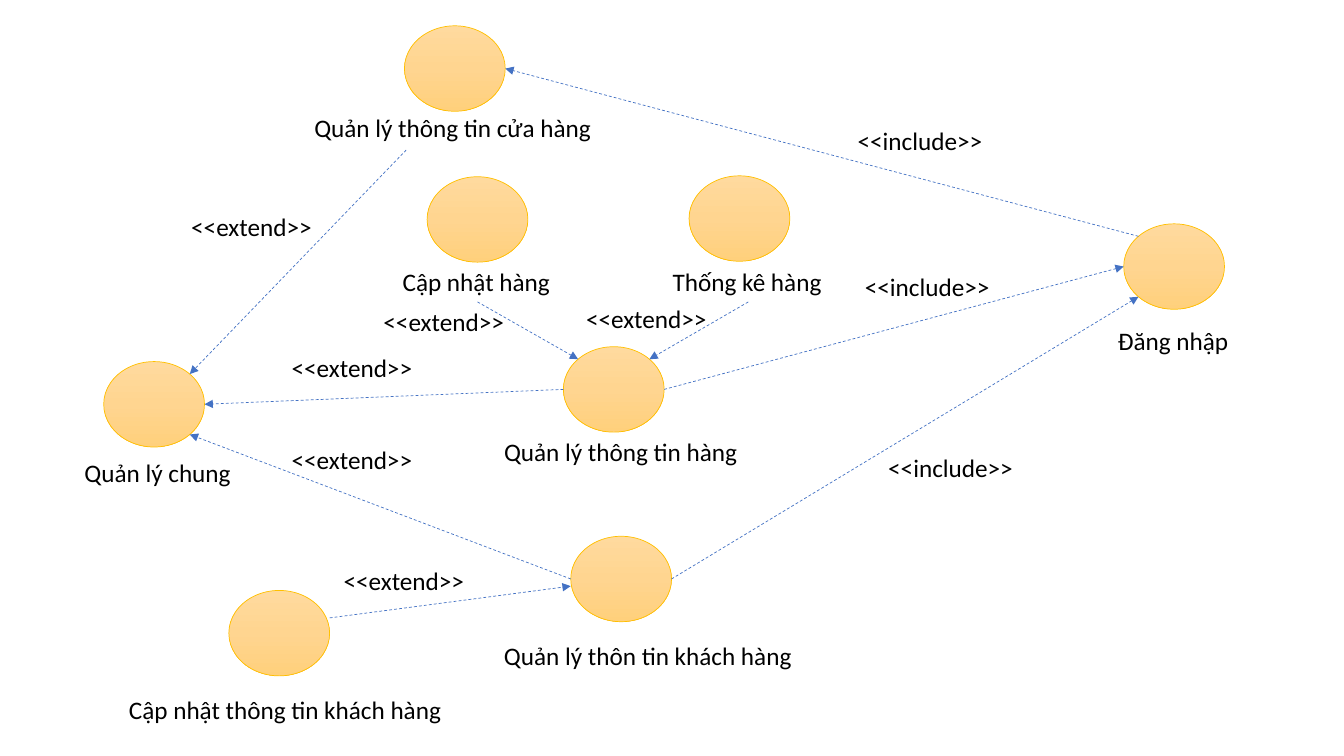
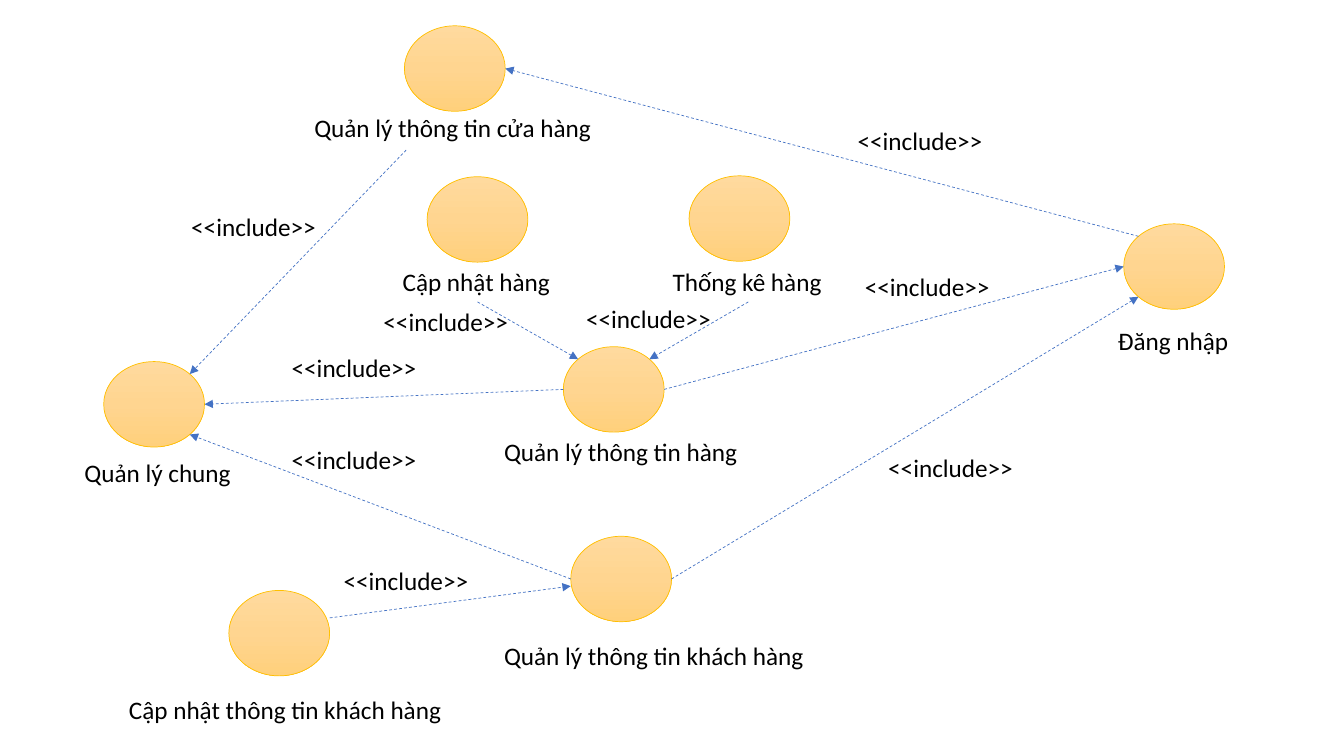
Before and after one commit to trieu203/cn-da21tta-lamngoctrieu-shoseshop-asp.net.core-mvc, a slide deck: slide 3 of thesis/abs/BIEU_DO_USER_CASE.pptx. Drawn at 1344x756 pixels with LibreOffice and Linux fonts; fonts in the diff are those of the drawing. Boxes give left, top, right and bottom in pixels: in the first picture for what was removed or moved away, otherwise in the second. Text is boxed around its words. In the diff, an @@ line names an element or a change of style, - is before the commit and + after.

```diff
--- a/thesis/abs/BIEU_DO_USER_CASE.pptx
+++ b/thesis/abs/BIEU_DO_USER_CASE.pptx
@@ text at box(191, 218, 316, 236): text changed @@
-<<extend>>
+<<include>>
@@ text at box(383, 311, 508, 331): text changed @@
-<<extend>>
+<<include>>
@@ text at box(586, 310, 711, 335): text changed @@
-<<extend>>
+<<include>>
@@ text at box(292, 359, 417, 378): text changed @@
-<<extend>>
+<<include>>
@@ text at box(292, 451, 417, 475): text changed @@
-<<extend>>
+<<include>>
@@ text at box(344, 572, 469, 591): text changed @@
-<<extend>>
+<<include>>
@@ text at box(504, 647, 803, 670): text changed @@
-Quản lý thôn tin khách hàng
+Quản lý thông tin khách hàng
```
Also in this commit, not shown: 4 other slides changed, 47 other files.
